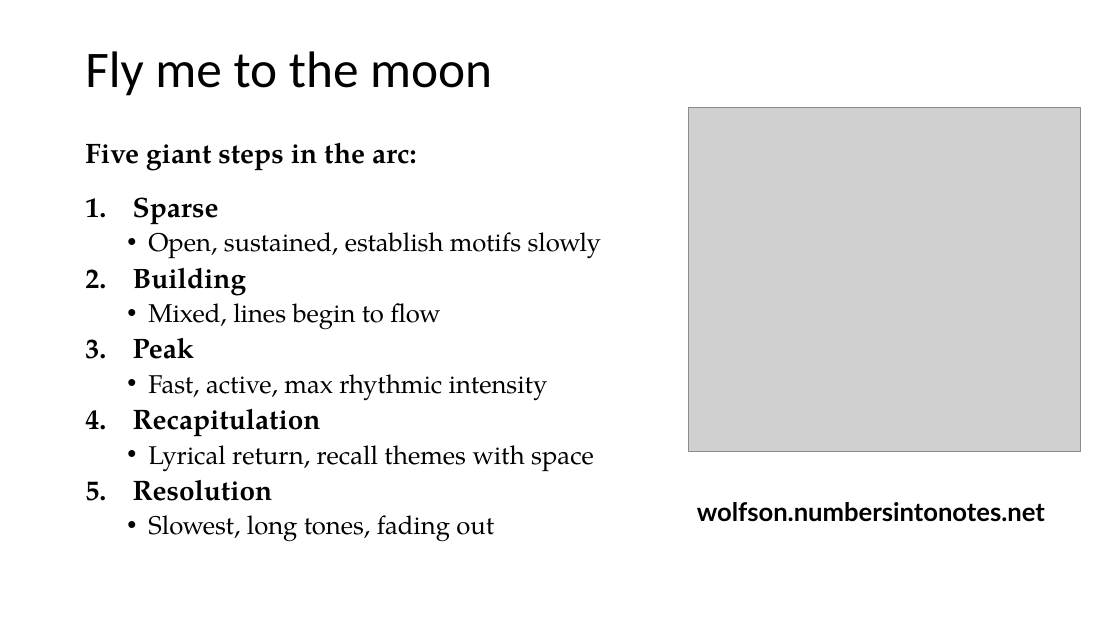
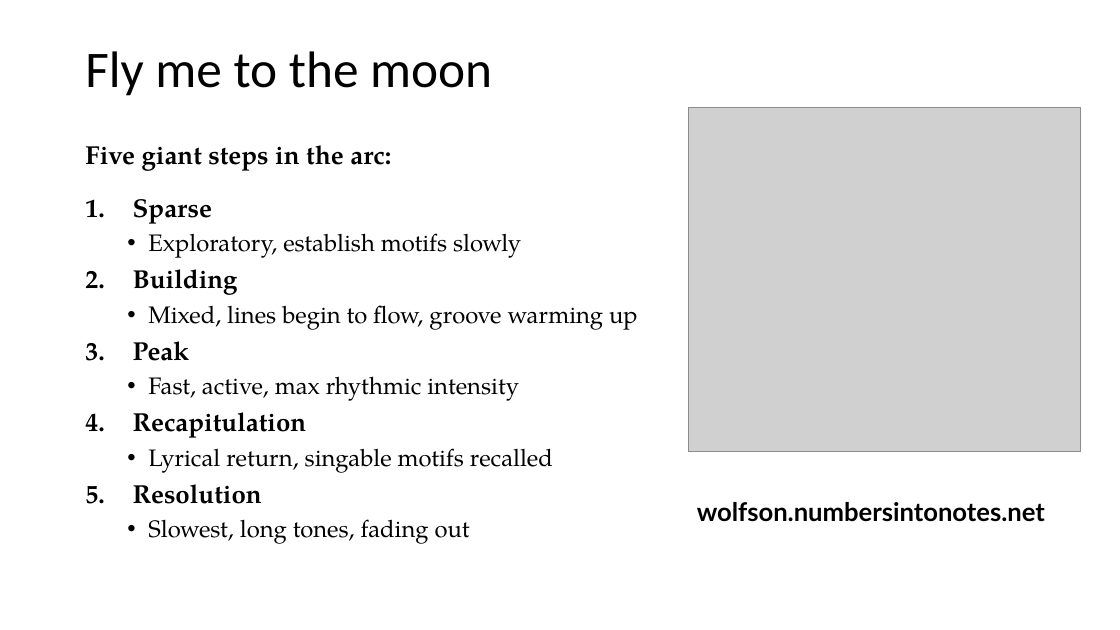
Before and after one commit to davidderoure/wolfson, a slide deck: slide 4 of docs/wolfson.pptx. Drawn at 1120x630 pixels with LibreOffice and Linux fonts; fonts in the diff are those of the drawing; grey boxes stand for pictures. Boxes give left, top, right and bottom in pixels: in the first picture for what was removed or moved away, otherwise in the second. Text is boxed around its words. In the diff, an @@ line names an element or a change of style, - is before the commit and + after.

```diff
--- a/docs/wolfson.pptx
+++ b/docs/wolfson.pptx
@@ text at bbox=[85, 145, 519, 544]: size 24 to 22.2 pt in "Five giant steps in the arc:", "Sparse", "Building", "Peak" and 2 more places; size 22 to 20.4 pt in "Fast, active, max rhythmic intensity", "Slowest, long tones, fading out"; line spacing 1.1 to 1.2 @@
@@ text at bbox=[148, 233, 521, 258]: text changed; size 22 to 20.4 pt @@
-  • Open, sustained, establish motifs slowly
+  • Exploratory, establish motifs slowly
@@ text at bbox=[148, 305, 638, 330]: text changed; size 22 to 20.4 pt @@
-  • Mixed, lines begin to flow
+  • Mixed, lines begin to flow, groove warming up
@@ text at bbox=[148, 448, 553, 473]: text changed; size 22 to 20.4 pt @@
-  • Lyrical return, recall themes with space
+  • Lyrical return, singable motifs recalled
```
Also in this commit, not shown: 3 other slides changed, 1 other file.
